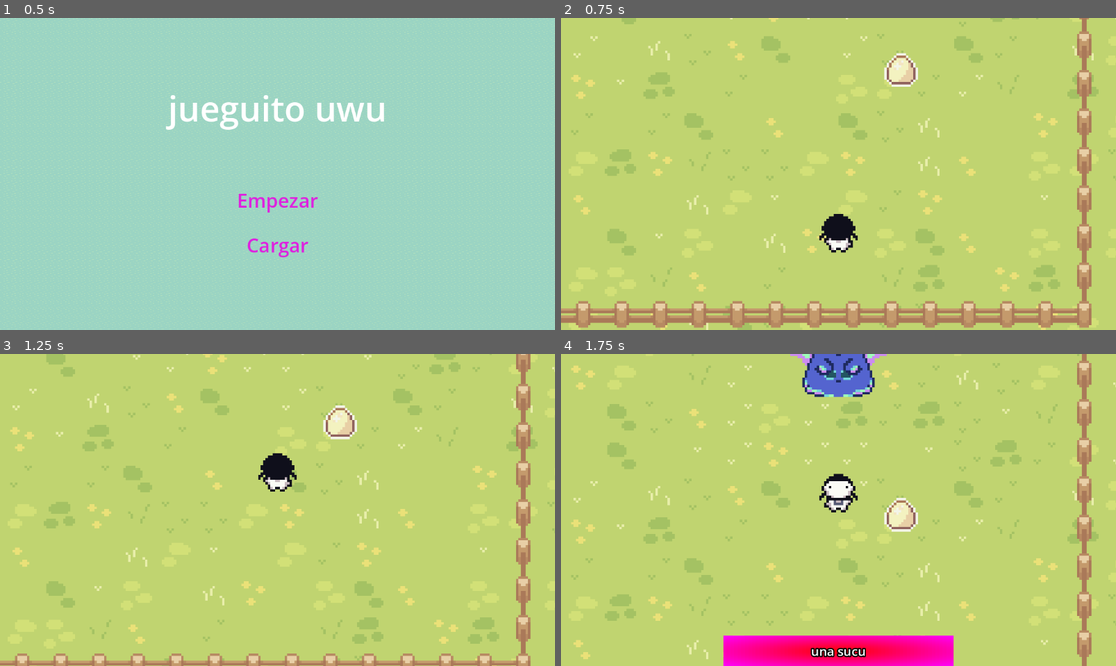
Above: before the commit, frames 1-4 (two rows, left to right).
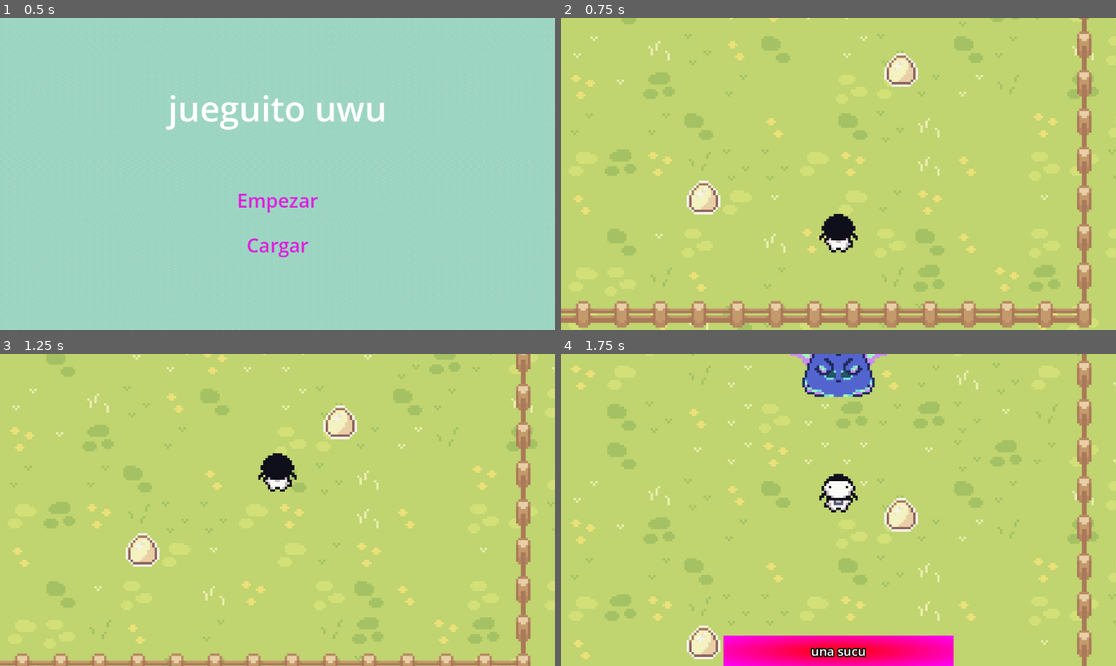
Above: after the commit, the same moments.

Repository: makiniqa/conocimiento-absurdo
Game: Godot game, scene res://Scenes/game.tscn
Two runs of this game, one before a commit and one after it. Both use one fixed random seed, a clock stepped at 60 frames per second and the inputs below.
Inputs:
- Up to frame 1 (0.5 s): no input
- Up to frame 2 (0.75 s): click "Empezar" at 0.5 s
- Up to frame 3 (1.25 s): no input
- Up to frame 4 (1.75 s): tap Enter at 1.25 s; hold Right (right) from 1.28 s (still down); tap Z at 1.35 s; tap Space at 1.52 s

Frame 1 is identical in both runs. In frame 2, 0.5% of the frame differs, in the area x 22-29%, y 52-64%; in frame 3, 0.5%; in frame 4, 0.5%.

Commit message:
diálogo con objetos cambia según estado de progreso

Diff:
--- a/Scenes/nivel_1.tscn
+++ b/Scenes/nivel_1.tscn
@@ -10,6 +10,7 @@
 [ext_resource type="Texture2D" uid="uid://efqlkf0cx6dv" path="res://Objects/hojita.png" id="7_kyajb"]
 [ext_resource type="Texture2D" uid="uid://d2e005av4uugj" path="res://Characters/libreria.png" id="8_ql53f"]
 [ext_resource type="Texture2D" uid="uid://cpsd82px4s5yy" path="res://Objects/Egg item.png" id="9_xvap8"]
+[ext_resource type="Texture2D" uid="uid://vign6g821b60" path="res://Characters/kiosko.png" id="10_rjvxo"]
 
 [sub_resource type="TileSetAtlasSource" id="TileSetAtlasSource_820xk"]
 texture = ExtResource("1_3givb")
@@ -567,6 +568,9 @@
 [sub_resource type="RectangleShape2D" id="RectangleShape2D_rjvxo"]
 size = Vector2(62.341957, 15.917095)
 
+[sub_resource type="RectangleShape2D" id="RectangleShape2D_61jm7"]
+size = Vector2(62.83637, 16.290897)
+
 [sub_resource type="Animation" id="Animation_22i05"]
 length = 0.001
 
@@ -707,7 +711,7 @@
 tile_set = SubResource("TileSet_l2piy")
 
 [node name="TileMapLayer2" type="TileMapLayer" parent="." unique_id=240074665]
-tile_map_data = PackedByteArray("AAD2//v/AAACAAMAAAD2/wsAAAA …(272 unchanged characters)… CAAMAAAD6//v/AAACAAMAAAD7//v/AAACAAMAAAD8//v/AAACAAMAAAD9//v/AAACAAMAAAD+//v/AAACAAMAAAD///v/AAACAAMAAAAAAPv/AAACAAMAAAABAPv/AAA …(715 unchanged characters)…
+tile_map_data = PackedByteArray("AAD2//v/AAACAAMAAAD2/wsAAAA …(272 unchanged characters)… CAAMAAAD6//v/AAACAAMAAAD7//v/AAACAAMAAAD///v/AAACAAMAAAAAAPv/AAACAAMAAAABAPv/AAA …(715 unchanged characters)…
 tile_set = SubResource("TileSet_3wii6")
 
 [node name="AnimatedGate" parent="." unique_id=2047117113 instance=ExtResource("5_hwnlj")]
@@ -757,6 +761,22 @@
 [node name="Moneda" parent="." unique_id=1417835234 instance=ExtResource("4_22i05")]
 position = Vector2(43, 0)
 texture = ExtResource("9_xvap8")
+
+[node name="Gatito" parent="." unique_id=1661824083 instance=ExtResource("4_22i05")]
+position = Vector2(-102, 134)
+texture = ExtResource("9_xvap8")
+
+[node name="Kiosko" parent="." unique_id=810447935 instance=ExtResource("4_22i05")]
+position = Vector2(-40.000004, -98.00001)
+scale = Vector2(0.859375, 0.859375)
+texture = ExtResource("10_rjvxo")
+
+[node name="StaticBody2D" type="StaticBody2D" parent="Kiosko" unique_id=498371615]
+
+[node name="CollisionShape2D" type="CollisionShape2D" parent="Kiosko/StaticBody2D" unique_id=834794658]
+position = Vector2(7.6293945e-06, 10.472733)
+scale = Vector2(0.99999976, 0.99999976)
+shape = SubResource("RectangleShape2D_61jm7")
 
 [node name="DialogueBox" parent="." unique_id=380382360 instance=ExtResource("6_jmhww")]
 top_level = true
@@ -784,5 +804,7 @@
 [connection signal="interact" from="Vuvuzela" to="." method="_on_vuvuzela_interact"]
 [connection signal="interact" from="Manzana" to="." method="_on_manzana_interact"]
 [connection signal="interact" from="Moneda" to="." method="_on_moneda_interact"]
+[connection signal="interact" from="Gatito" to="." method="_on_gatito_interact"]
+[connection signal="interact" from="Kiosko" to="." method="_on_kiosko_interact"]
 [connection signal="endQueue" from="DialogueBox" to="." method="_on_dialogue_box_end_queue"]
 [connection signal="animation_finished" from="AnimationPlayer" to="." method="_on_animation_player_animation_finished"]
--- a/Scripts/nivel_1.gd
+++ b/Scripts/nivel_1.gd
@@ -6,6 +6,7 @@
 var hablaste_con_orcnella := false
 var personita_tiene_hojita := false
 var personita_tiene_marcadores := false
+var puerta_desbloqueada := false
 
 func _ready():
 	$AnimationPlayer.play("enter_level")
@@ -59,6 +60,7 @@
 		$DialogueBox.set_callable_on_queue_end(
 			func (): $AnimationPlayer.play("la bruja se va")
 		)
+		puerta_desbloqueada = true
 		$AnimatedGate.active = true
 func _on_hojita_interact() -> void:
 	$Player.active = false
@@ -68,7 +70,9 @@
 
 func _on_libreria_interact() -> void:
 	$Player.active = false
-	if not hablaste_con_libreria:
+	if puerta_desbloqueada:
+		$DialogueBox.queue_display_text("te debo la vida pibe", DialogueBox.default_talking_speed, "honk")
+	elif not hablaste_con_libreria:
 		$DialogueBox.queue_display_text("hola cómo va, somos una librería", DialogueBox.default_talking_speed, "honk")
 		$DialogueBox.queue_display_text("no tenemos muchos clientes por acá", DialogueBox.default_talking_speed, "honk")
 		$DialogueBox.queue_display_text("la vieja esa los espanta a todes u.u", DialogueBox.default_talking_speed, "honk")
@@ -90,7 +94,7 @@
 
 func _on_vuvuzela_interact() -> void:
 	$Player.active = false
-	if hablaste_con_orcnella:
+	if hablaste_con_orcnella and not puerta_desbloqueada:
 		$Vuvuzela.queue_free()
 		$DialogueBox.queue_display_text("*hacés un montón de ruido*", DialogueBox.default_talking_speed, "honk")
 		$DialogueBox.queue_display_text("pero la vieja no se inmuta", DialogueBox.default_talking_speed, "honk")
@@ -100,7 +104,7 @@
 
 func _on_manzana_interact() -> void:
 	$Player.active = false
-	if hablaste_con_orcnella:
+	if hablaste_con_orcnella and not puerta_desbloqueada:
 		$Manzana.queue_free()
 		$DialogueBox.queue_display_text("*le tirás una manzana en la cabeza a la vieja*", DialogueBox.default_talking_speed, "honk")
 		$DialogueBox.queue_display_text("bueno tus modales no son los mejores pibe", DialogueBox.default_talking_speed, "honk")
@@ -111,7 +115,7 @@
 
 func _on_moneda_interact() -> void:
 	$Player.active = false
-	if hablaste_con_orcnella:
+	if hablaste_con_orcnella and not puerta_desbloqueada:
 		$Moneda.queue_free()
 		$DialogueBox.queue_display_text("*tirás la moneda del otro lado de la cerca*", DialogueBox.default_talking_speed, "honk")
 		$DialogueBox.queue_display_text("che vieja", DialogueBox.default_talking_speed, "honk")
@@ -120,3 +124,21 @@
 		$DialogueBox.queue_display_text("ni en los microondas", DialogueBox.default_talking_speed, "honk")
 	else:
 		$DialogueBox.queue_display_text("uia, platita", DialogueBox.default_talking_speed, "honk")
+
+
+func _on_gatito_interact() -> void:
+	$Player.active = false
+	$DialogueBox.queue_display_text("miaaaauuuuuu", DialogueBox.default_talking_speed, "honk")
+	$DialogueBox.queue_display_text("digo guau", DialogueBox.default_talking_speed, "honk")
+
+
+func _on_kiosko_interact() -> void:
+	$Player.active = false
+	if hablaste_con_libreria and not puerta_desbloqueada:
+		$DialogueBox.queue_display_text("capo tendrás un paquete de cigarrillos?", DialogueBox.default_talking_speed, "honk")
+		$DialogueBox.queue_display_text("no máster recién se me acabaron", DialogueBox.default_talking_speed, "honk")
+		$DialogueBox.queue_display_text("pero tengo para cargarte la SUBE", DialogueBox.default_talking_speed, "honk")
+	else:
+		$DialogueBox.queue_display_text("hoy hay 5x1 en guaymallén de fruta", DialogueBox.default_talking_speed, "honk")
+		$DialogueBox.queue_display_text("mm otro día rey", DialogueBox.default_talking_speed, "honk")
+		$DialogueBox.queue_display_text("vos te la perdés", DialogueBox.default_talking_speed, "honk")
